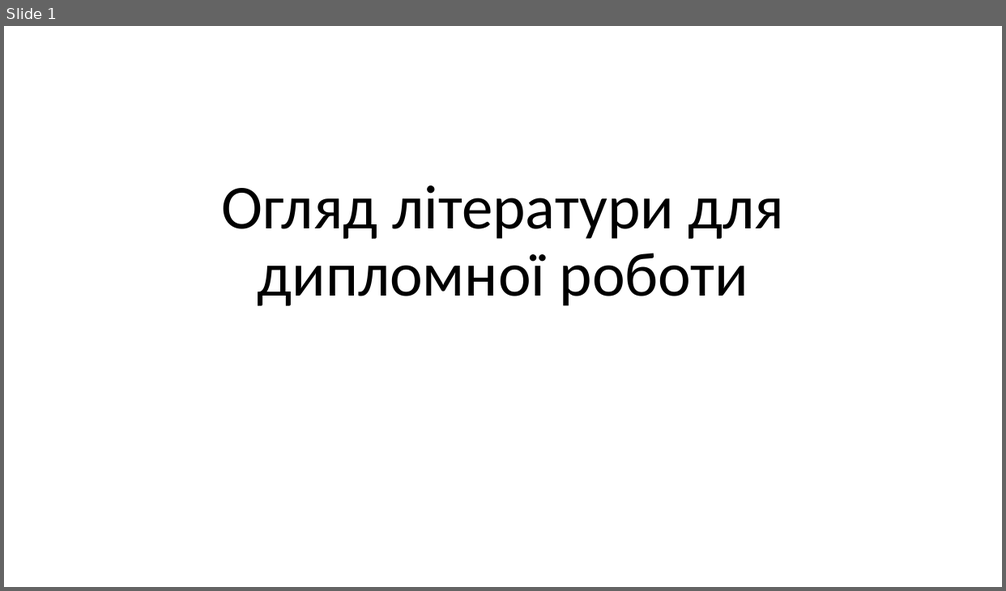
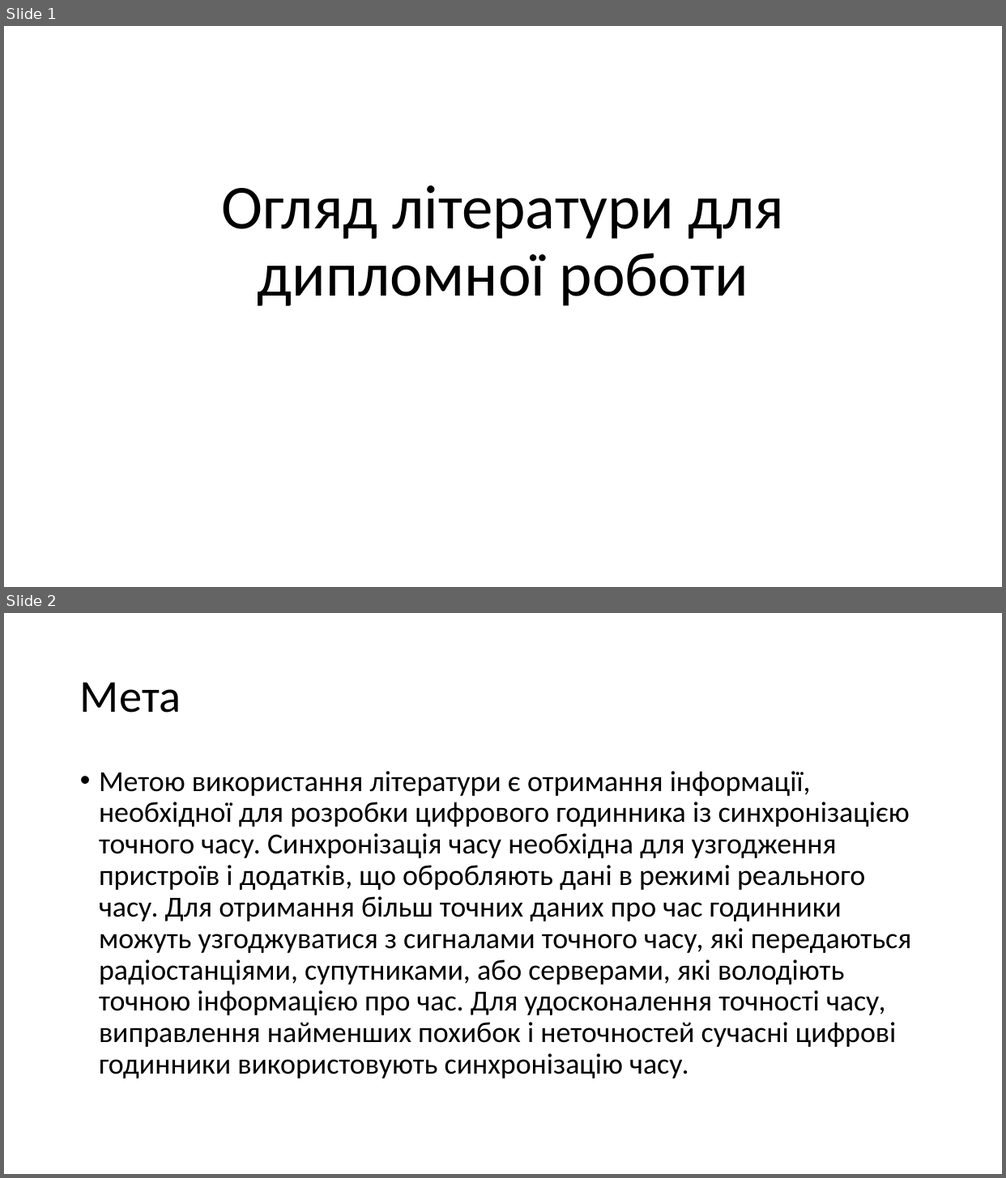
Before and after one commit to Vadym-Havryliuk/University-2, a slide deck: Доповідь 2.pptx. Shown one above the other, each under a label of ours: slide 1 before the commit, slides 1 and 2 after it. The pictures are 1006x591 and 1006x1178 pixels, drawn with LibreOffice and Linux fonts; fonts in the diff are those of the drawing. Boxes give left, top, right and bottom in pixels: in the first picture for what was removed or moved away, otherwise in the second. Text is boxed around its words. In the diff, an @@ line names an element or a change of style, - is before the commit and + after.

```diff
--- a/Доповідь 2.pptx
+++ b/Доповідь 2.pptx
@@ slide 2 added at [4, 613, 1002, 1174], background #FFFFFF @@
@@ title added at [80, 682, 181, 713], 44 pt, text #000000 @@
+Мета
@@ text added at [99, 771, 912, 1079], 28 pt, text #000000 @@
+• Метою використання літератури є отримання інформації, необхідної для розробки цифрового годинника із синхронізацією точного часу. Синхронізація часу необхідна для узгодження пристроїв і додатків, що обробляють дані в режимі реального часу. Для отримання більш точних даних про час годинники можуть узгоджуватися з сигналами точного часу, які передаються радіостанціями, супутниками, або серверами, які володіють точною інформацією про час. Для удосконалення точності часу, виправлення найменших похибок і неточностей сучасні цифрові годинники використовують синхронізацію часу.
```
Also in this commit, not shown: 9 other slides added, 1 slide removed, 1 other file.
